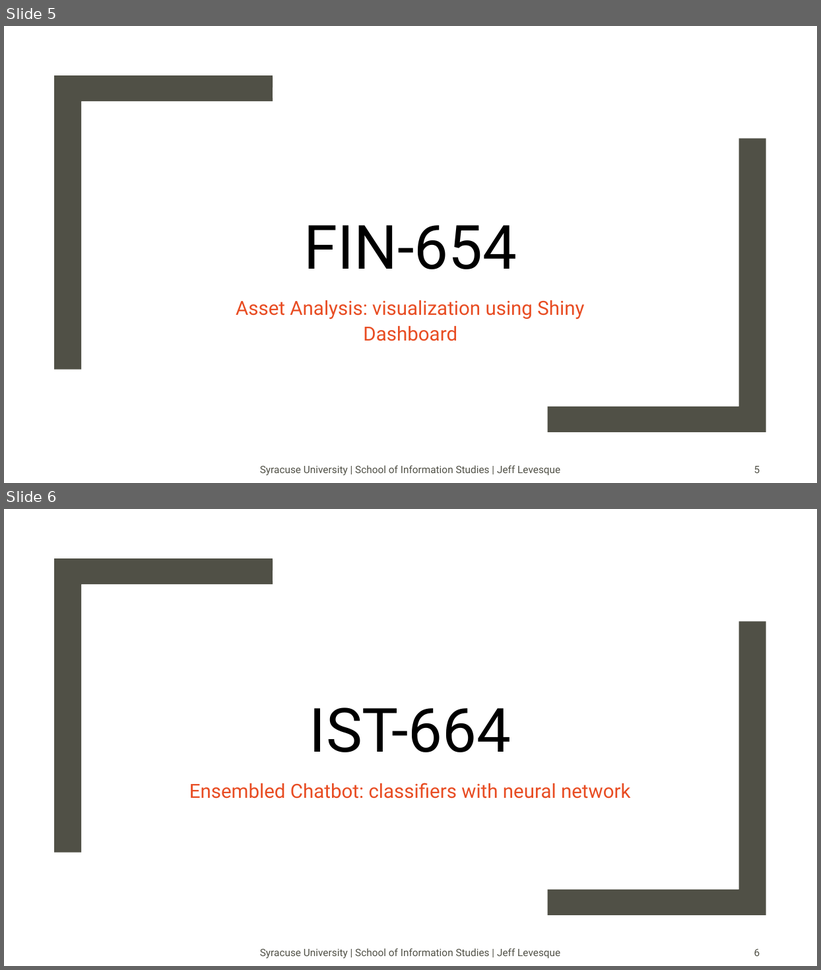
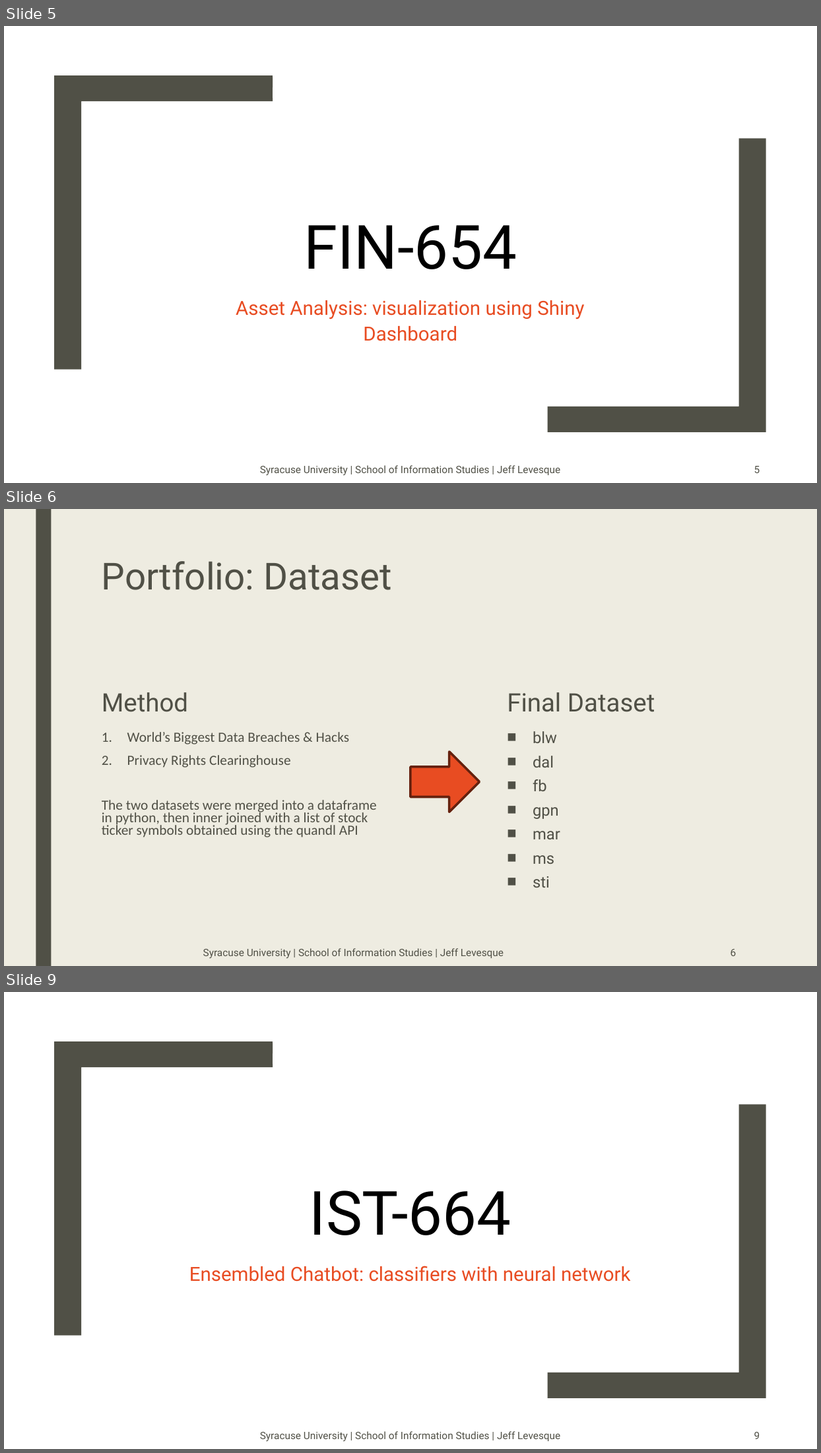
Before and after one commit to jeff1evesque/ist-exit-portfolio, a slide deck: presentation.pptx. Shown one above the other, each under a label of ours: slides 5 and 6 before the commit, slides 5, 6 and 9 after it; the slides between them are not shown. The pictures are 821x970 and 821x1453 pixels, drawn with LibreOffice and Linux fonts; fonts in the diff are those of the drawing; background and template pictures are left out. Boxes give left, top, right and bottom in pixels: in the first picture for what was removed or moved away, otherwise in the second. Text is boxed around its words. In the diff, an @@ line names an element or a change of style, - is before the commit and + after.

Commit message:
#12: presentation.pptx, add fin-654 slides

```diff
--- a/presentation.pptx
+++ b/presentation.pptx
@@ slide 6 added at <box>4,509,817,966</box>, background #EEECE1 @@
@@ rectangle added at <box>36,509,51,966</box>, fill #505046 @@
@@ title added at <box>102,561,391,590</box>, 44 pt, text #505046 @@
+Portfolio: Dataset
@@ text added at <box>102,692,188,712</box>, 30 pt, text #505046 @@
+Method
@@ text added at <box>507,692,655,712</box>, 30 pt, text #505046 @@
+Final Dataset
@@ text added at <box>102,732,377,838</box>, 16.6 pt, text #505046 @@
+1. World’s Biggest Data Breaches & Hacks
+2. Privacy Rights Clearinghouse
+The two datasets were merged into a dataframe in python, then inner joined with a list of stock ticker symbols obtained using the quandl API
@@ text added at <box>533,731,560,888</box>, 18.5 pt, text #505046 @@
+■ blw
+■ dal
+■ fb
+■ gpn
+■ mar
+■ ms
+■ sti
@@ right arrow added at <box>411,752,480,812</box>, fill #E84C22, outline #66210F 2.75 pt @@
@@ text added at <box>203,949,504,958</box>, 12 pt, text #505046 @@
+Syracuse University | School of Information Studies | Jeff Levesque
@@ page number added at <box>731,949,737,956</box>, 12 pt, text #505046 @@
+6
@@ what was slide 6 is now slide 9 @@
@@ page number at <box>754,1432,760,1439</box>: text changed @@
-6
+9
```
Also in this commit, not shown: 2 other slides added.
